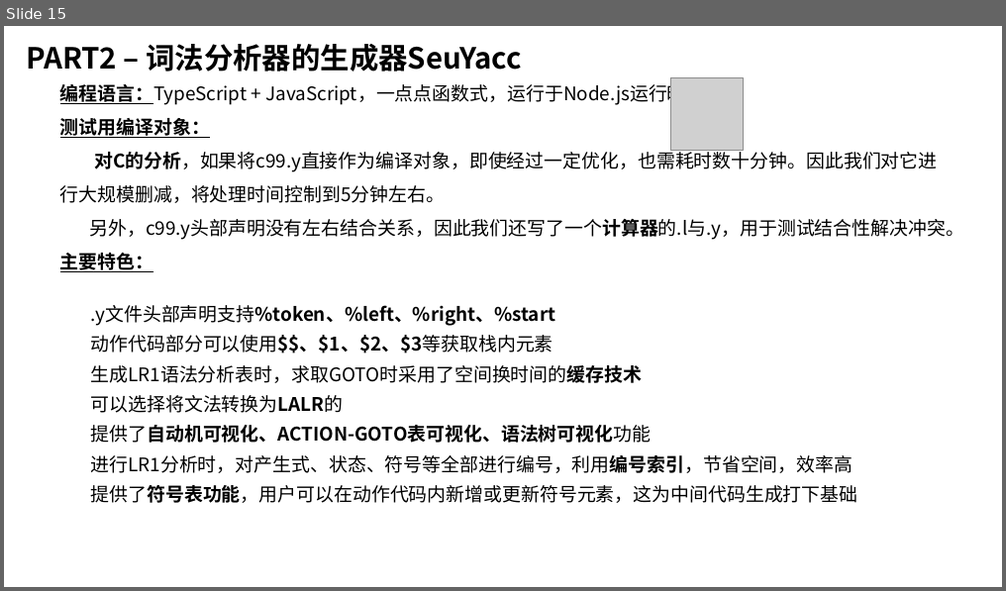
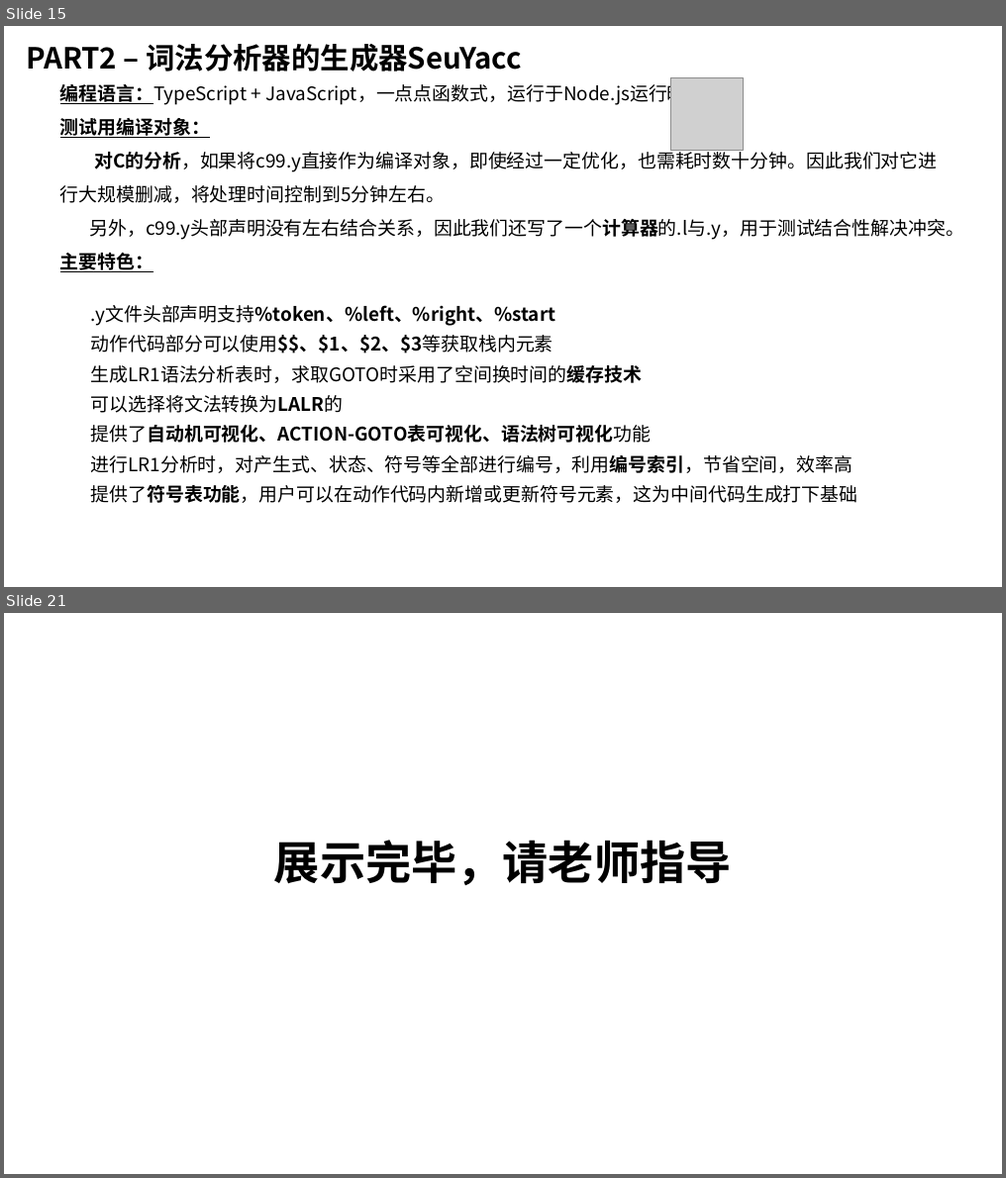
Before and after one commit to z0gSh1u/seu-lex-yacc, a slide deck: doc/答辩Slides.pptx. Shown one above the other, each under a label of ours: slide 15 before the commit, slides 15 and 21 after it; the slides between them are not shown. The pictures are 1006x591 and 1006x1178 pixels, drawn with LibreOffice and Linux fonts; fonts in the diff are those of the drawing; grey boxes stand for pictures. Boxes give left, top, right and bottom in pixels: in the first picture for what was removed or moved away, otherwise in the second. Text is boxed around its words. In the diff, an @@ line names an element or a change of style, - is before the commit and + after.

```diff
--- a/doc/答辩Slides.pptx
+++ b/doc/答辩Slides.pptx
@@ slide 21 added at (4,613,1002,1174), background #FFFFFF @@
@@ text added at (274,840,732,885), 44 pt, text #000000, bold @@
+展示完毕，请老师指导
```
Also in this commit, not shown: 5 other slides added, 3 slides removed, 28 other files.
